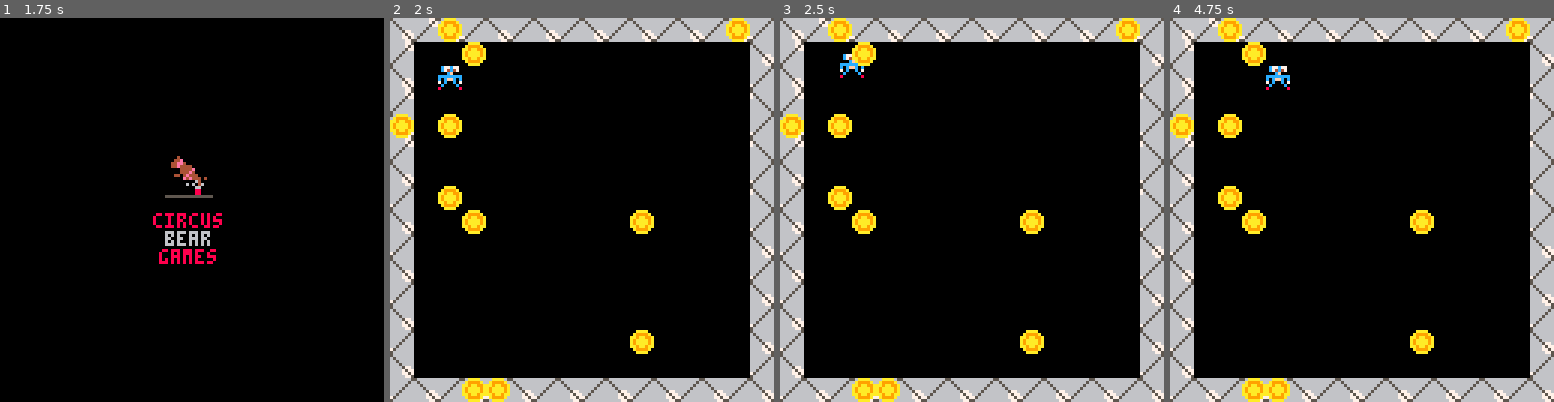
Above: before the commit, frames 1-4 (left to right).
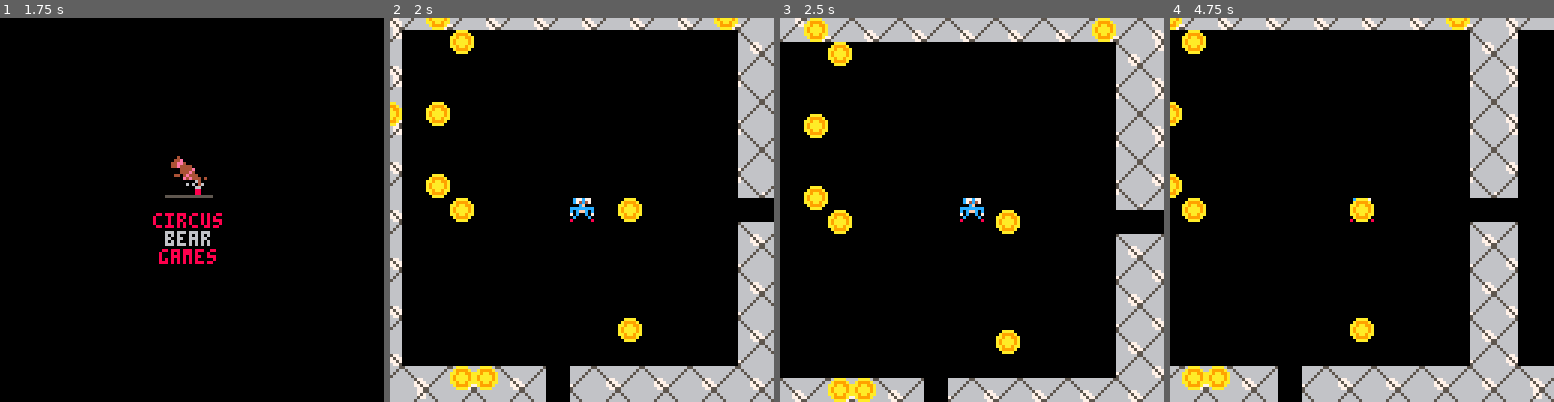
Above: after the commit, the same moments.

Repository: mrbryantguy/School-Route-Charlie
Game: PICO-8 cartridge Fast Game/lightning_spr.p8
The game is run twice, just before and just after one commit, with the same random seed, the same clock (stepped at 60 frames per second) and the same inputs.
Inputs:
- Up to frame 1 (1.75 s): hold Right from 1.6 s (still down)
- Up to frame 2 (2 s): keep holding Right
- Up to frame 3 (2.5 s): release Right at 2.1 s; hold Up 2.15-2.42 s; hold Right from 2.47 s (still down)
- Up to frame 4 (4.75 s): release Right at 3.03 s; hold Left 3.08-3.58 s; hold Down 3.63-3.97 s; hold Right 4.02-4.68 s; hold Up from 4.73 s (still down)

Frame 1 is identical in both runs. In frame 2, 21% of the frame differs, in the area x 0-100%, y 0-100%; in frame 3, 24%; in frame 4, 33%.

Commit message:
Camera Movement with player

Diff:
--- a/Fast Game/lightning_spr.p8
+++ b/Fast Game/lightning_spr.p8
@@ -19,6 +19,11 @@
 		add(coins,coin)
 	end
 
+	mx = 0 --- map x
+	my = 0 --- map y
+
+	cx = 0 -- camera x
+	cy = 0 -- camera y
 
 
 end
@@ -119,6 +124,8 @@
 
 function update_game()
 
+	-- movemenmt codes
+
  if(btnp(⬅️)) p.x -=4 -- movement left
 	if(btnp(⬅️)) p.f = 17 -- changing sprite when left
  if(btnp(➡️)) p.x +=4-- movement right
@@ -126,6 +133,11 @@
  if(btnp(⬆️)) p.y -=4 -- movement up
  if(btnp(⬇️)) p.y +=4 -- movemement down
 
+	-- map changes  simp;e
+
+	cx = p.x - 60
+	cy = p.y - 60
+
 
 
 end
@@ -136,7 +148,9 @@
 
 cls()
 
-map(0,0)
+camera (cx , cy)
+
+map(mx,my)
 
 spr(p.f , p.x ,p.y)
 
@@ -153,12 +171,16 @@
 
 p ={}
 p.f = 1  -- starting frame
-p.x = 16 -- start location x
-p.y = 16 -- start location y
+p.x = 16*4 -- start location x
+p.y = 16*4 -- start location y
 p.s = 2  -- speed
 
 
 end
+-->8
+--change map location
+
+
 __gfx__
 000000000c77c77000aaaa0000000000566666666666666506666666666666650666666666666665066666666666666000000000000000000000000000000000
 000000000c74c4700a9999a000000000656666666666665605666666666666560566666666666656056666666666665005666666666666500000000000000000
@@ -224,7 +246,7 @@
 00000000000000000000000000000000000000000000000000000000000000000000000000000000000000000000000000000000000000000000000000000000
 00000000000000000000000000000000000000000000000000000000000000000000000000000000000000000000000000000000000000000000000000000000
 00000000000000000000000000000000000000000000000000000000000000000000000000000000000000000000000000000000000000000000000000000000
-00000000000000000000000000000000404140504050405040504050405040504041405040504050405040504050405000000000000000000000000000000000
+00000000000000000000000000000000404140504050400040504050405040504041405040504050405040504050405000000000000000000000000000000000
 00000000000000000000000000000000000000000000000000000000000000000000000000000000000000000000000000000000000000000000000000000000
 00000000000000000000000000000000410000000000000000000000000000404100000000000000000000000000004000000000000000000000000000000000
 00000000000000000000000000000000000000000000000000000000000000000000000000000000000000000000000000000000000000000000000000000000
@@ -240,7 +262,7 @@
 00000000000000000000000000000000000000000000000000000000000000000000000000000000000000000000000000000000000000000000000000000000
 00000000000000000000000000000000500000000000000000000000000000515000000000000000000000000000005100000000000000000000000000000000
 00000000000000000000000000000000000000000000000000000000000000000000000000000000000000000000000000000000000000000000000000000000
-00000000000000000000000000000000400000000000000000000000000000504000000000000000000000000000005000000000000000000000000000000000
+00000000000000000000000000000000400000000000000000000000000000000000000000000000000000000000005000000000000000000000000000000000
 00000000000000000000000000000000000000000000000000000000000000000000000000000000000000000000000000000000000000000000000000000000
 00000000000000000000000000000000500000000000000000000000000000405000000000000000000000000000004000000000000000000000000000000000
 00000000000000000000000000000000000000000000000000000000000000000000000000000000000000000000000000000000000000000000000000000000
@@ -293,9 +315,25 @@
 1400000000000000000000000000000414000000000000000000000000000004140000000000000000000000000000040000000000000000000000000000000000000000000000000000000000000000000000000000000000000000000000000000000000000000000000000000000000000000000000000000000000000000
 0400000000000000000000000000000504000000000000000000000000000005040000000000000000000000000000050000000000000000000000000000000000000000000000000000000000000000000000000000000000000000000000000000000000000000000000000000000000000000000000000000000000000000
 1400000000000000000000000000001514000000000000000000000000000015140000000000000000000000000000150000000000000000000000000000000000000000000000000000000000000000000000000000000000000000000000000000000000000000000000000000000000000000000000000000000000000000
+0400000000000000000000000000000504000003000000000000000000000005040000000000000000000000000000050000000000000000000000000000000000000000000000000000000000000000000000000000000000000000000000000000000000000000000000000000000000000000000000000000000000000000
+1400000000000000000000000000001514000003000000000000000000000015140000000000000000000000000000150000000000000000000000000000000000000000000000000000000000000000000000000000000000000000000000000000000000000000000000000000000000000000000000000000000000000000
+0400000000000000000000000000000504000003000000000000000000000005040000000000000000000000000000050000000000000000000000000000000000000000000000000000000000000000000000000000000000000000000000000000000000000000000000000000000000000000000000000000000000000000
+0500000000000000000000000000001505000000000000000000000000000015050000000000000000000000000000150000000000000000000000000000000000000000000000000000000000000000000000000000000000000000000000000000000000000000000000000000000000000000000000000000000000000000
+0400000000000000000000000000000000000000000000000000000000000000000000000000000000000000000000050000000000000000000000000000000000000000000000000000000000000000000000000000000000000000000000000000000000000000000000000000000000000000000000000000000000000000
+0500000000000000000000000000000405000000000000000000000000000004050000000000000000000000000000040000000000000000000000000000000000000000000000000000000000000000000000000000000000000000000000000000000000000000000000000000000000000000000000000000000000000000
+0400000000000000000000000000000504000000000000000000000000000005040000000000000000000000000000050000000000000000000000000000000000000000000000000000000000000000000000000000000000000000000000000000000000000000000000000000000000000000000000000000000000000000
+0500000000000000000000000000000405000000000000000000000000000004050000000000000000000000000000040000000000000000000000000000000000000000000000000000000000000000000000000000000000000000000000000000000000000000000000000000000000000000000000000000000000000000
+0400000000000000000000000000000504000000000000000000000000000005040000000000000000000000000000050000000000000000000000000000000000000000000000000000000000000000000000000000000000000000000000000000000000000000000000000000000000000000000000000000000000000000
+0500000000000000000000000000000405000000000000000000000000000004050000000000000000000000000000040000000000000000000000000000000000000000000000000000000000000000000000000000000000000000000000000000000000000000000000000000000000000000000000000000000000000000
+0400000000000000000000000000000504000000000000000000000000000005040000000000000000000000000000050000000000000000000000000000000000000000000000000000000000000000000000000000000000000000000000000000000000000000000000000000000000000000000000000000000000000000
+0504050405040500050405040504050405040504050405040004050405040504050405040504050405040500050405040000000000000000000000000000000000000000000000000000000000000000000000000000000000000000000000000000000000000000000000000000000000000000000000000000000000000000
+0414040504050400040504050405040504140405040504050005040504050405041404050405040504050400040504050000000000000000000000000000000000000000000000000000000000000000000000000000000000000000000000000000000000000000000000000000000000000000000000000000000000000000
+1400000000000000000000000000000414000000000000000000000000000004140000000000000000000000000000040000000000000000000000000000000000000000000000000000000000000000000000000000000000000000000000000000000000000000000000000000000000000000000000000000000000000000
 0400000000000000000000000000000504000000000000000000000000000005040000000000000000000000000000050000000000000000000000000000000000000000000000000000000000000000000000000000000000000000000000000000000000000000000000000000000000000000000000000000000000000000
 1400000000000000000000000000001514000000000000000000000000000015140000000000000000000000000000150000000000000000000000000000000000000000000000000000000000000000000000000000000000000000000000000000000000000000000000000000000000000000000000000000000000000000
 0400000000000000000000000000000504000000000000000000000000000005040000000000000000000000000000050000000000000000000000000000000000000000000000000000000000000000000000000000000000000000000000000000000000000000000000000000000000000000000000000000000000000000
+1400000000000000000000000000001514000000000000000000000000000015140000000000000000000000000000150000000000000000000000000000000000000000000000000000000000000000000000000000000000000000000000000000000000000000000000000000000000000000000000000000000000000000
+0400000000000000000000000000000504000000000000000000000000000005040000000000000000000000000000050000000000000000000000000000000000000000000000000000000000000000000000000000000000000000000000000000000000000000000000000000000000000000000000000000000000000000
 0500000000000000000000000000001505000000000000000000000000000015050000000000000000000000000000150000000000000000000000000000000000000000000000000000000000000000000000000000000000000000000000000000000000000000000000000000000000000000000000000000000000000000
 0400000000000000000000000000000504000000000000000000000000000005040000000000000000000000000000050000000000000000000000000000000000000000000000000000000000000000000000000000000000000000000000000000000000000000000000000000000000000000000000000000000000000000
 0500000000000000000000000000000405000000000000000000000000000004050000000000000000000000000000040000000000000000000000000000000000000000000000000000000000000000000000000000000000000000000000000000000000000000000000000000000000000000000000000000000000000000
@@ -304,20 +342,4 @@
 0400000000000000000000000000000504000000000000000000000000000005040000000000000000000000000000050000000000000000000000000000000000000000000000000000000000000000000000000000000000000000000000000000000000000000000000000000000000000000000000000000000000000000
 0500000000000000000000000000000405000000000000000000000000000004050000000000000000000000000000040000000000000000000000000000000000000000000000000000000000000000000000000000000000000000000000000000000000000000000000000000000000000000000000000000000000000000
 0400000000000000000000000000000504000000000000000000000000000005040000000000000000000000000000050000000000000000000000000000000000000000000000000000000000000000000000000000000000000000000000000000000000000000000000000000000000000000000000000000000000000000
-0504050405040504050405040504050405040504050405040504050405040504050405040504050405040504050405040000000000000000000000000000000000000000000000000000000000000000000000000000000000000000000000000000000000000000000000000000000000000000000000000000000000000000
-0414040504050405040504050405040504140405040504050405040504050405041404050405040504050405040504050000000000000000000000000000000000000000000000000000000000000000000000000000000000000000000000000000000000000000000000000000000000000000000000000000000000000000
-1400000000000000000000000000000414000000000000000000000000000004140000000000000000000000000000040000000000000000000000000000000000000000000000000000000000000000000000000000000000000000000000000000000000000000000000000000000000000000000000000000000000000000
-0400000000000000000000000000000504000000000000000000000000000005040000000000000000000000000000050000000000000000000000000000000000000000000000000000000000000000000000000000000000000000000000000000000000000000000000000000000000000000000000000000000000000000
-1400000000000000000000000000001514000000000000000000000000000015140000000000000000000000000000150000000000000000000000000000000000000000000000000000000000000000000000000000000000000000000000000000000000000000000000000000000000000000000000000000000000000000
-0400000000000000000000000000000504000000000000000000000000000005040000000000000000000000000000050000000000000000000000000000000000000000000000000000000000000000000000000000000000000000000000000000000000000000000000000000000000000000000000000000000000000000
-1400000000000000000000000000001514000000000000000000000000000015140000000000000000000000000000150000000000000000000000000000000000000000000000000000000000000000000000000000000000000000000000000000000000000000000000000000000000000000000000000000000000000000
-0400000000000000000000000000000504000000000000000000000000000005040000000000000000000000000000050000000000000000000000000000000000000000000000000000000000000000000000000000000000000000000000000000000000000000000000000000000000000000000000000000000000000000
-0500000000000000000000000000001505000000000000000000000000000015050000000000000000000000000000150000000000000000000000000000000000000000000000000000000000000000000000000000000000000000000000000000000000000000000000000000000000000000000000000000000000000000
-0400000000000000000000000000000504000000000000000000000000000005040000000000000000000000000000050000000000000000000000000000000000000000000000000000000000000000000000000000000000000000000000000000000000000000000000000000000000000000000000000000000000000000
-0500000000000000000000000000000405000000000000000000000000000004050000000000000000000000000000040000000000000000000000000000000000000000000000000000000000000000000000000000000000000000000000000000000000000000000000000000000000000000000000000000000000000000
-0400000000000000000000000000000504000000000000000000000000000005040000000000000000000000000000050000000000000000000000000000000000000000000000000000000000000000000000000000000000000000000000000000000000000000000000000000000000000000000000000000000000000000
-0500000000000000000000000000000405000000000000000000000000000004050000000000000000000000000000040000000000000000000000000000000000000000000000000000000000000000000000000000000000000000000000000000000000000000000000000000000000000000000000000000000000000000
-0400000000000000000000000000000504000000000000000000000000000005040000000000000000000000000000050000000000000000000000000000000000000000000000000000000000000000000000000000000000000000000000000000000000000000000000000000000000000000000000000000000000000000
-0500000000000000000000000000000405000000000000000000000000000004050000000000000000000000000000040000000000000000000000000000000000000000000000000000000000000000000000000000000000000000000000000000000000000000000000000000000000000000000000000000000000000000
-0400000000000000000000000000000504000000000000000000000000000005040000000000000000000000000000050000000000000000000000000000000000000000000000000000000000000000000000000000000000000000000000000000000000000000000000000000000000000000000000000000000000000000
-0504050405040504050405040504050405040504050405040504050405040504050405040504050405040504050405040000000000000000000000000000000000000000000000000000000000000000000000000000000000000000000000000000000000000000000000000000000000000000000000000000000000000000
+0504050405040504050405040504050405040504050405000504050405040504050405040504050405040504050405040000000000000000000000000000000000000000000000000000000000000000000000000000000000000000000000000000000000000000000000000000000000000000000000000000000000000000
